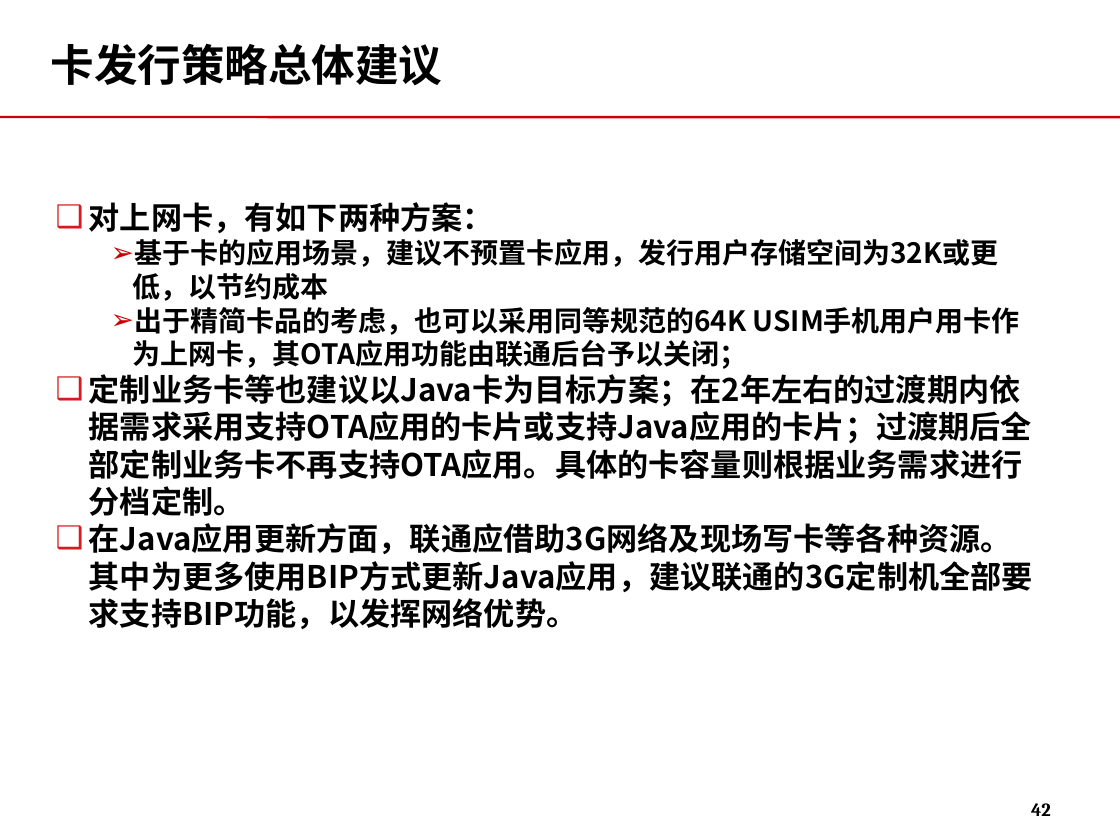
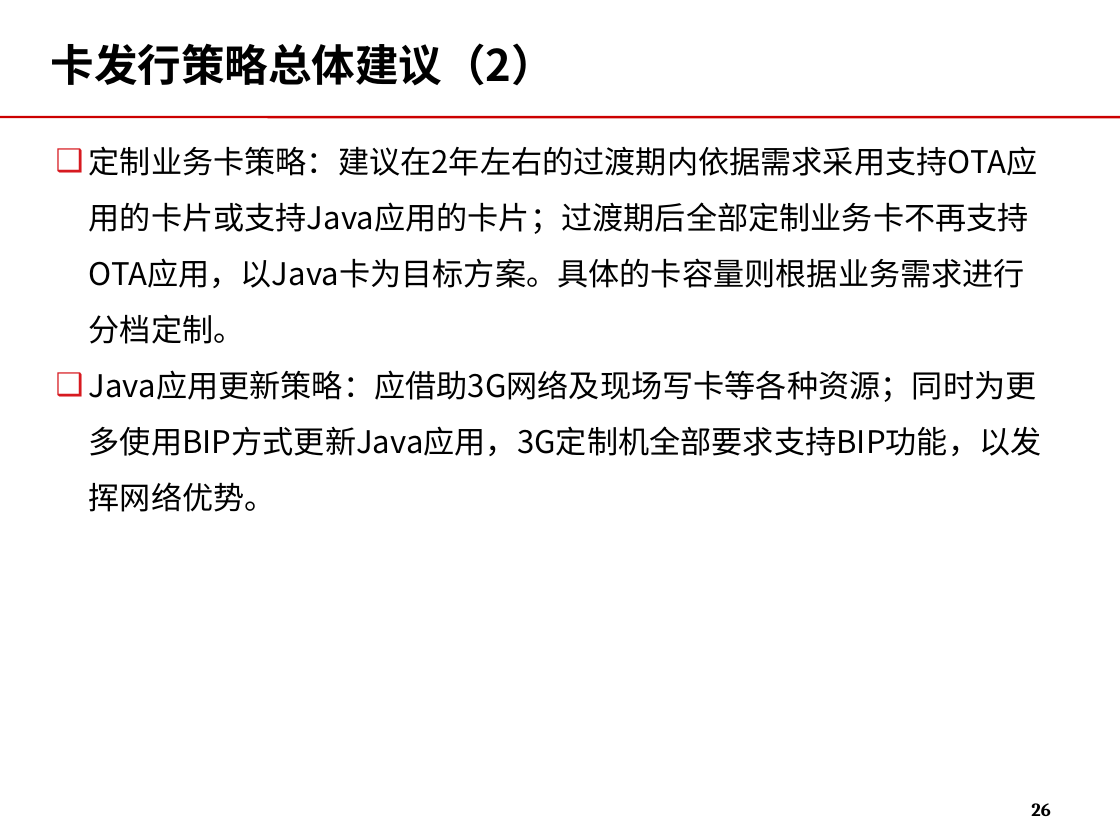
Before and after one commit to momo1101/unicardsrch, a slide deck: slide 26 of 软课题文本/软课题-中国联通电信卡业务及策略研究.ppt (slide 42 before the commit). Drawn at 1120x840 pixels with LibreOffice and Linux fonts; fonts in the diff are those of the drawing; background and template pictures are left out. Boxes give left, top, right and bottom in pixels: in the first picture for what was removed or moved away, otherwise in the second. Text is boxed around its words. In the diff, an @@ line names an element or a change of style, - is before the commit and + after.

```diff
--- a/软课题文本/软课题-中国联通电信卡业务及策略研究.ppt
+++ b/软课题文本/软课题-中国联通电信卡业务及策略研究.ppt
@@ title at (x1=51, y1=43, x2=555, y2=86): text changed @@
-卡发行策略总体建议
+卡发行策略总体建议（2）
@@ text at (x1=89, y1=146, x2=1042, y2=512): text changed; bold off @@
-❑ 对上网卡，有如下两种方案：
-  ➢ 基于卡的应用场景，建议不预置卡应用，发行用户存储空间为32K或更低，以节约成本
-  ➢ 出于精简卡品的考虑，也可以采用同等规范的64K USIM手机用户用卡作为上网卡，其OTA应用功能由联通后台予以关闭；
-❑ 定制业务卡等也建议以Java卡为目标方案；在2年左右的过渡期内依据需求采用支持OTA应用的卡片或支持Java应用的卡片；过渡期后全部定制业务卡不再支持OTA应用。具体的卡容量则根据业务需求进行分档定制。
-❑ 在Java应用更新方面，联通应借助3G网络及现场写卡等各种资源。其中为更多使用BIP方式更新Java应用，建议联通的3G定制机全部要求支持BIP功能，以发挥网络优势。
+❑ 定制业务卡策略：建议在2年左右的过渡期内依据需求采用支持OTA应用的卡片或支持Java应用的卡片；过渡期后全部定制业务卡不再支持OTA应用，以Java卡为目标方案。具体的卡容量则根据业务需求进行分档定制。
+❑ Java应用更新策略：应借助3G网络及现场写卡等各种资源；同时为更多使用BIP方式更新Java应用，3G定制机全部要求支持BIP功能，以发挥网络优势。
@@ page number at (x1=1031, y1=803, x2=1050, y2=816): text changed @@
-42
+26
```
Also in this commit, not shown: 37 other slides changed, 3 slides added, 27 slides removed.
